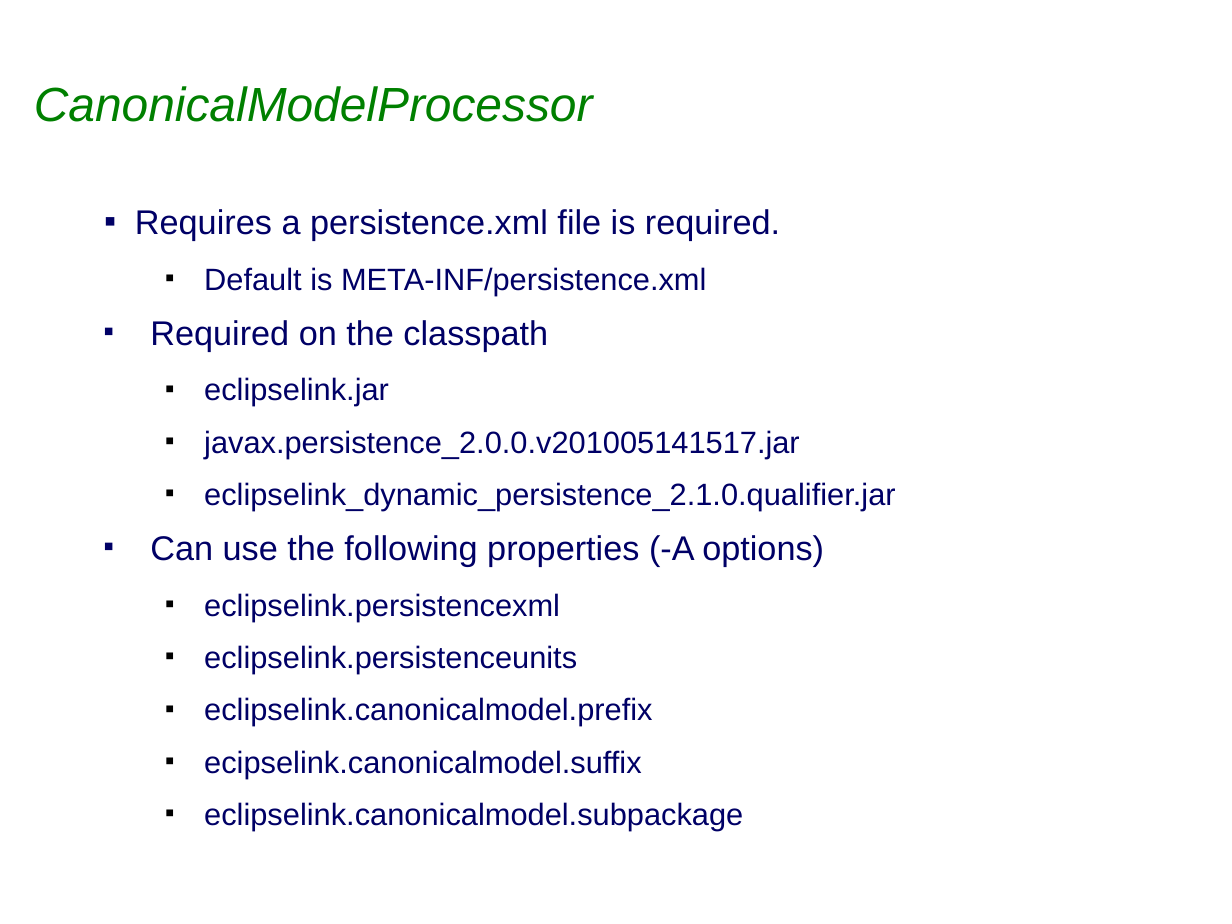
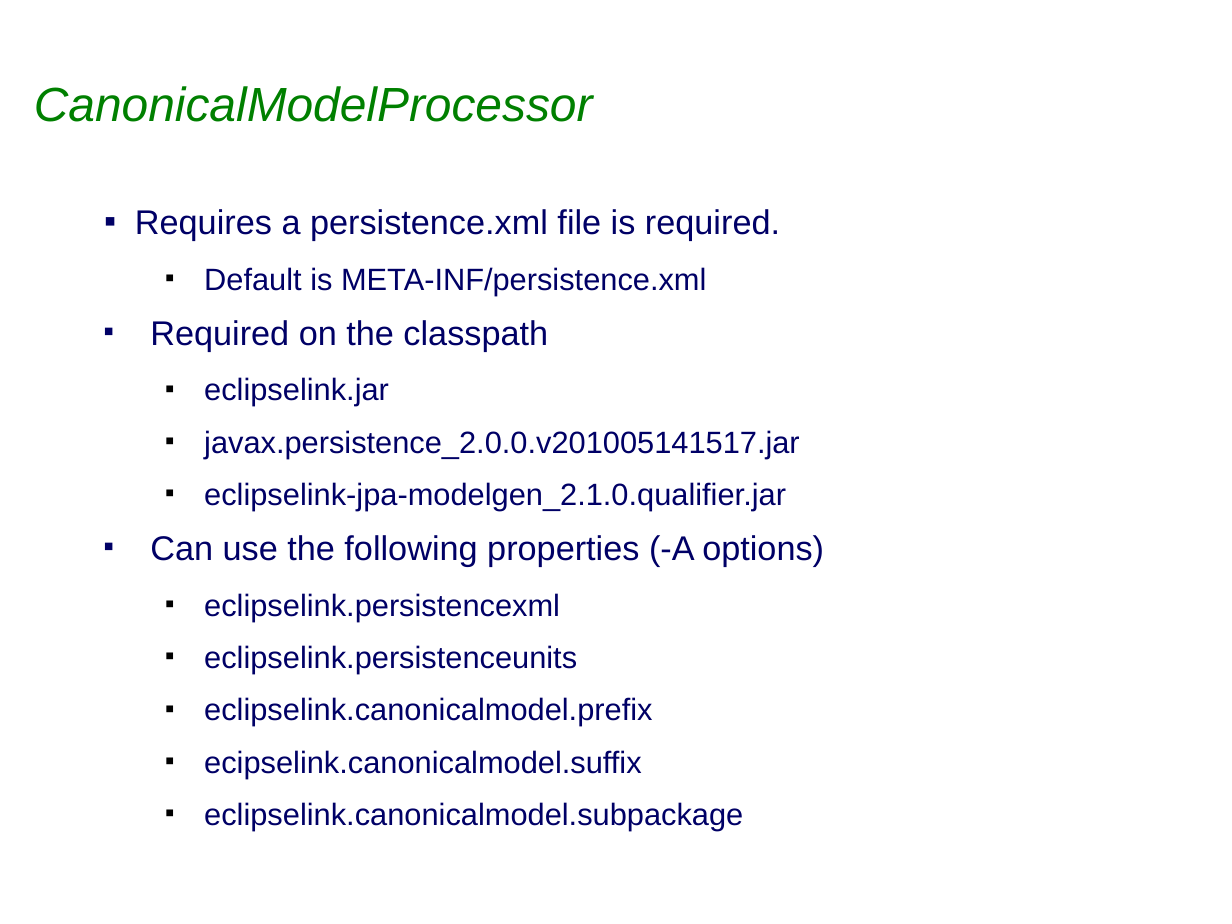
Before and after one commit to sabineheider/incubator, a slide deck: slide 6 of summit-2010/CanonicalModelGen.odp. Drawn at 1232x924 pixels with LibreOffice and Linux fonts; fonts in the diff are those of the drawing; background and template pictures are left out. Boxes give left, top, right and bottom in pixels: in the first picture for what was removed or moved away, otherwise in the second. Text is boxed around its words. In the diff, an @@ line names an element or a change of style, - is before the commit and + after.

```diff
--- a/summit-2010/CanonicalModelGen.odp
+++ b/summit-2010/CanonicalModelGen.odp
@@ text at [204,482,786,511]: text changed @@
-  ■ eclipselink_dynamic_persistence_2.1.0.qualifier.jar
+  ■ eclipselink-jpa-modelgen_2.1.0.qualifier.jar
```
Also in this commit, not shown: 1 other slide changed.
